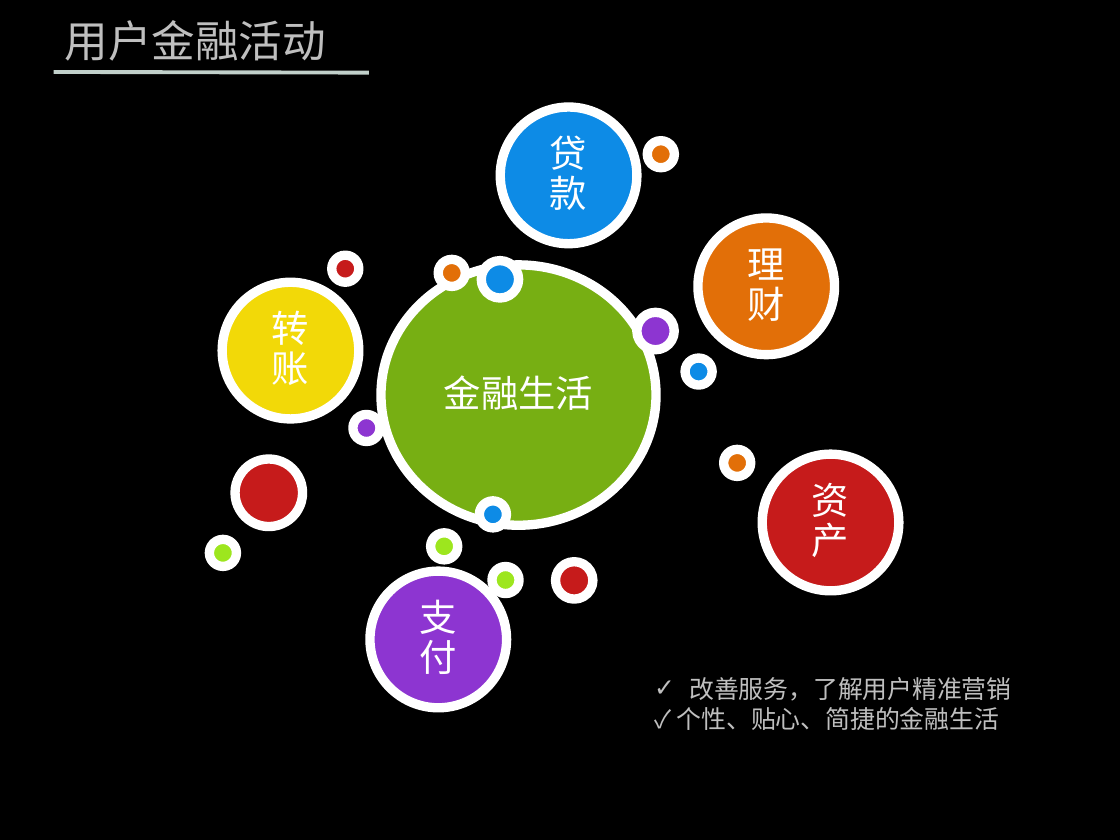
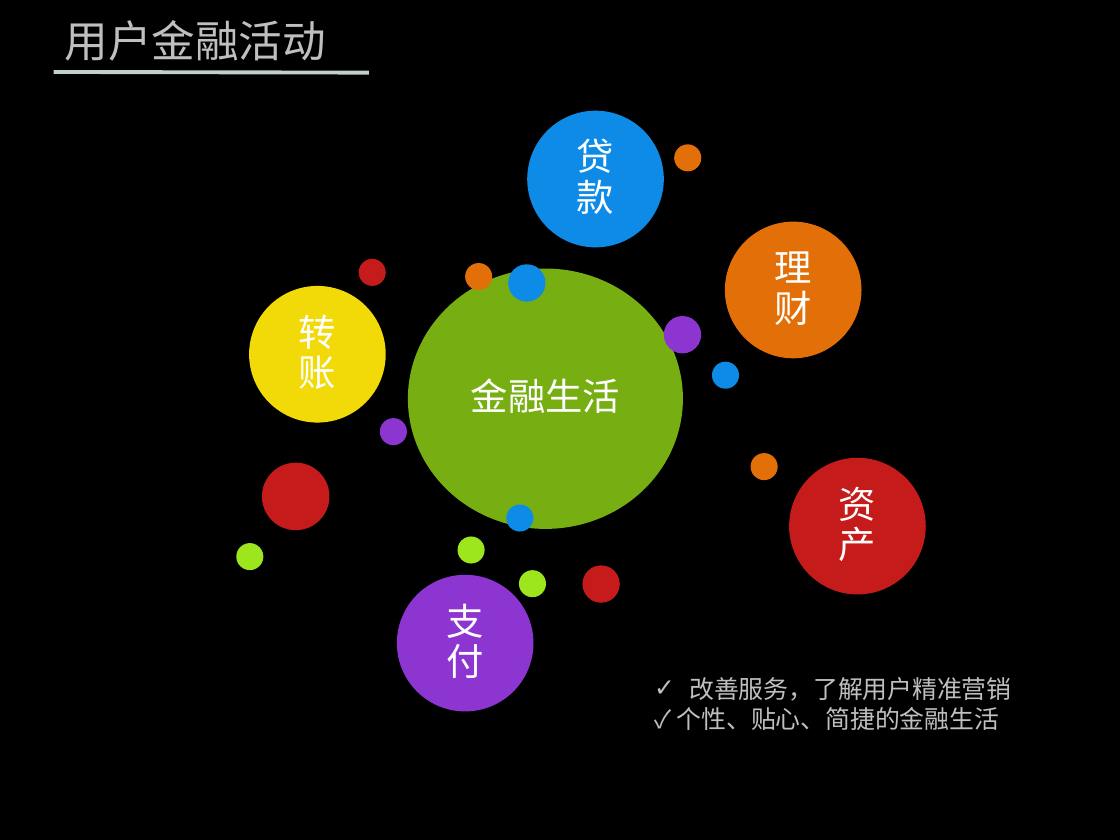
Before and after one commit to zhenghong/UBP, a slide deck: slide 3 of 营销.pptx (slide 2 before the commit). Drawn at 1120x840 pixels with LibreOffice and Linux fonts; fonts in the diff are those of the drawing; background and template pictures are left out. Boxes give left, top, right and bottom in pixels: in the first picture for what was removed or moved away, otherwise in the second. Text is boxed around its words. In the diff, an @@ line names an element or a change of style, - is before the commit and + after.

```diff
--- a/营销.pptx
+++ b/营销.pptx
@@ 19 ellipses, 6 texts: place and size @@
-19 ellipses, 6 texts at <box>209,108,899,708</box>
+19 ellipses, 6 texts at <box>236,111,926,711</box>
@@ outline #FFFFFF 6 pt to none in 20 elements at <box>664,316,701,353</box>, <box>790,458,926,595</box>, <box>674,144,701,171</box>, <box>465,263,492,290</box>, <box>508,264,545,301</box>, <box>262,463,329,530</box>, <box>725,222,861,358</box>, <box>236,543,263,570</box>, <box>506,504,533,531</box>, <box>519,570,545,597</box>, <box>358,259,385,286</box>, <box>408,269,683,529</box>, <box>249,286,385,422</box>, <box>396,575,533,711</box>, <box>528,111,664,248</box>, <box>712,362,739,389</box>, <box>380,418,407,445</box>, <box>458,536,485,563</box>, <box>582,566,619,603</box>, <box>750,454,777,480</box> @@
@@ ellipse: place and size @@
-ellipse at <box>430,533,457,560</box>
+ellipse at <box>458,536,485,563</box>
```
Also in this commit, not shown: 4 other slides changed, 1 slide added, 1 slide removed.
